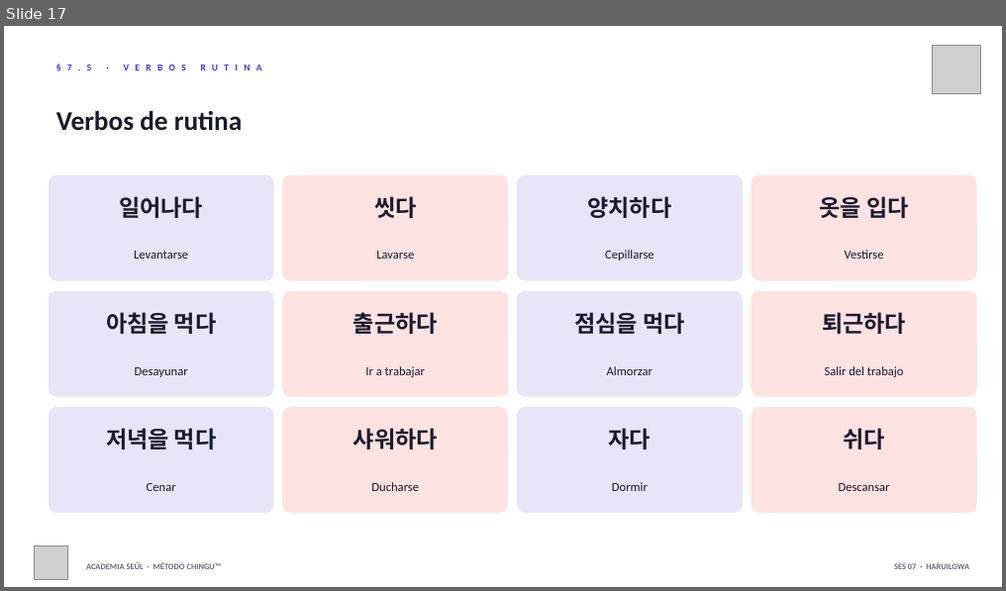
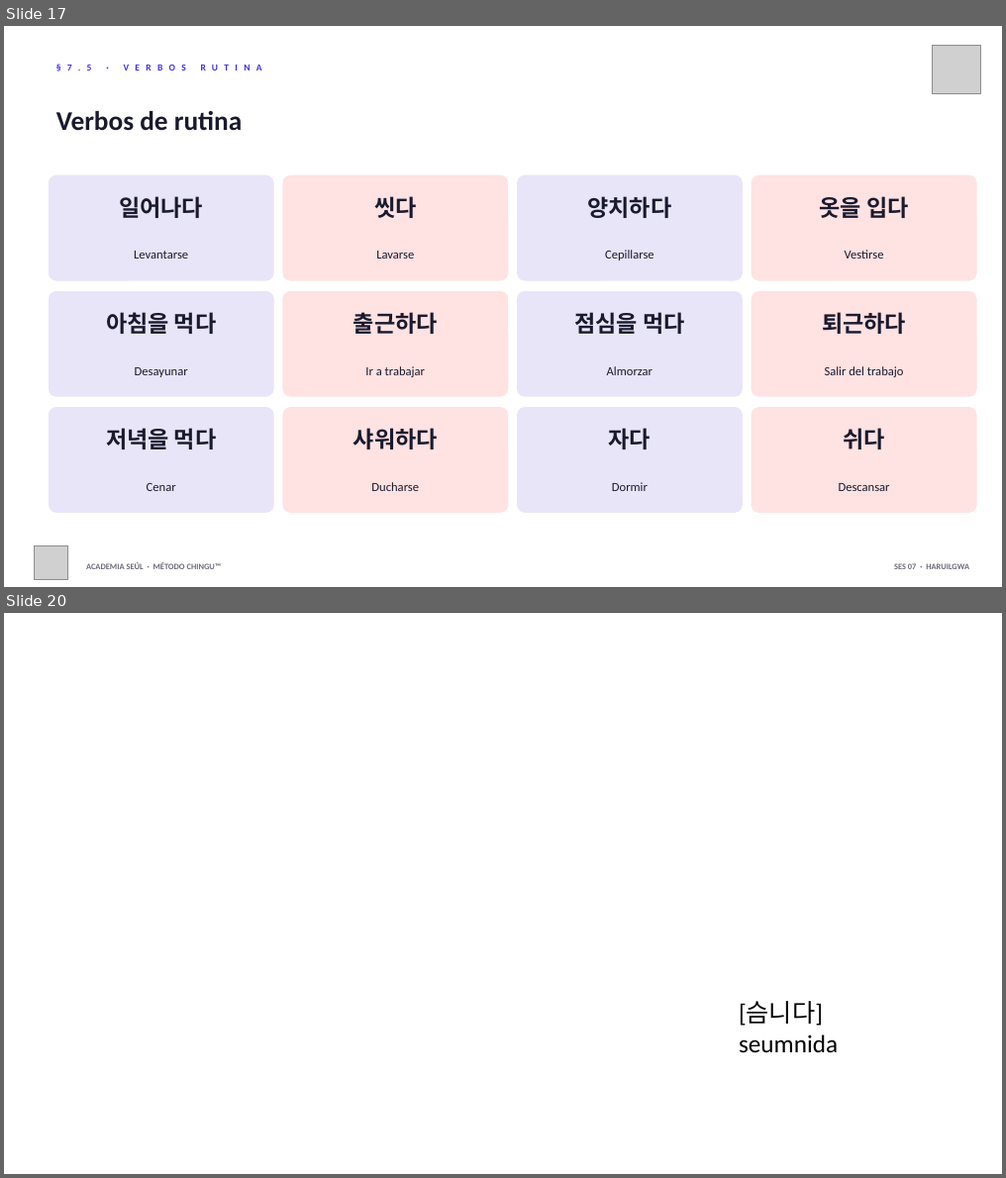
Before and after one commit to academiaseul/ACADEMIASEULWEB, a slide deck: A1_Nivel_1/07_Rutina_Diaria/Sesion_07_Rutina_Diaria_v2.pptx. Shown one above the other, each under a label of ours: slide 17 before the commit, slides 17 and 20 after it; the slides between them are not shown. The pictures are 1006x591 and 1006x1178 pixels, drawn with LibreOffice and Linux fonts; fonts in the diff are those of the drawing; grey boxes stand for pictures; background and template pictures are left out. Boxes give left, top, right and bottom in pixels: in the first picture for what was removed or moved away, otherwise in the second. Text is boxed around its words. In the diff, an @@ line names an element or a change of style, - is before the commit and + after.

```diff
--- a/A1_Nivel_1/07_Rutina_Diaria/Sesion_07_Rutina_Diaria_v2.pptx
+++ b/A1_Nivel_1/07_Rutina_Diaria/Sesion_07_Rutina_Diaria_v2.pptx
@@ slide 20 added at (4,613,1002,1174), background picture (left out) @@
@@ text added at (739,1002,838,1054), 24 pt, text #000000 @@
+[슴니다]
+seumnida
```
Also in this commit, not shown: 2 slides changed, 10 other slides added, 9 slides removed, 41 other files.
